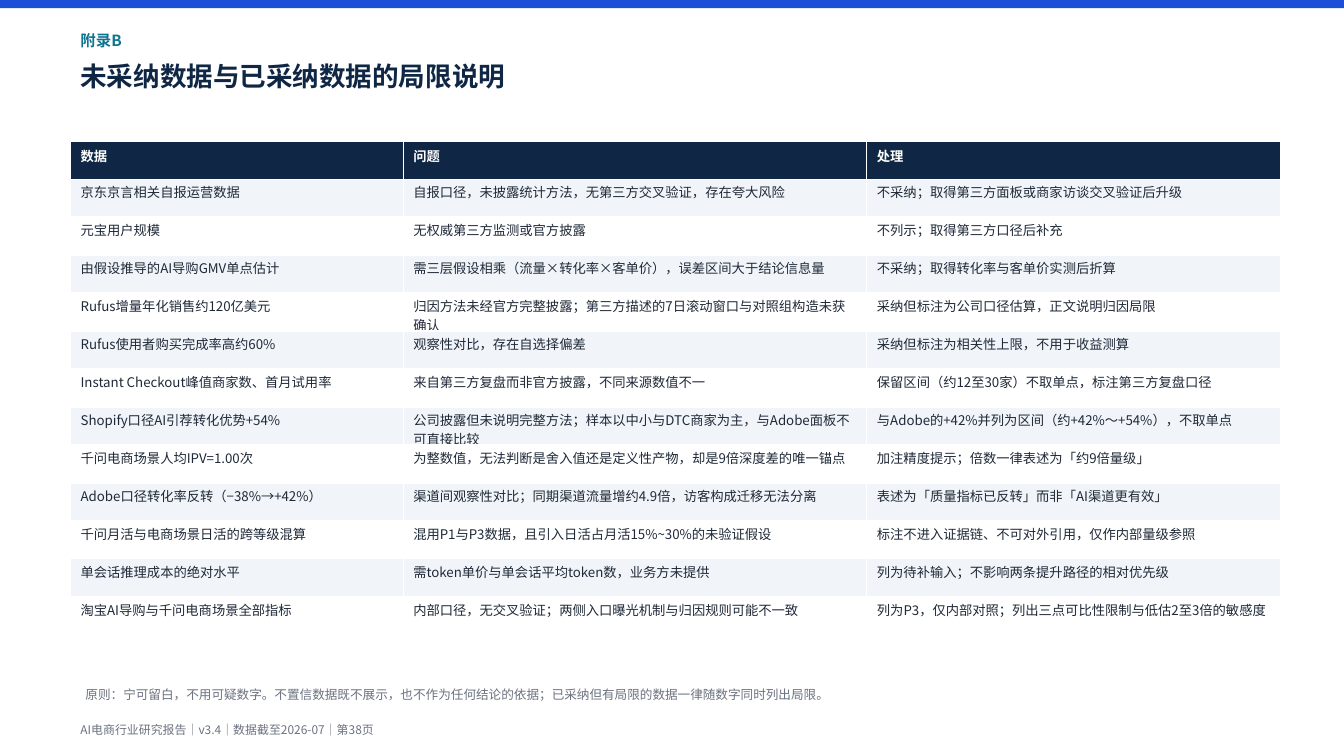
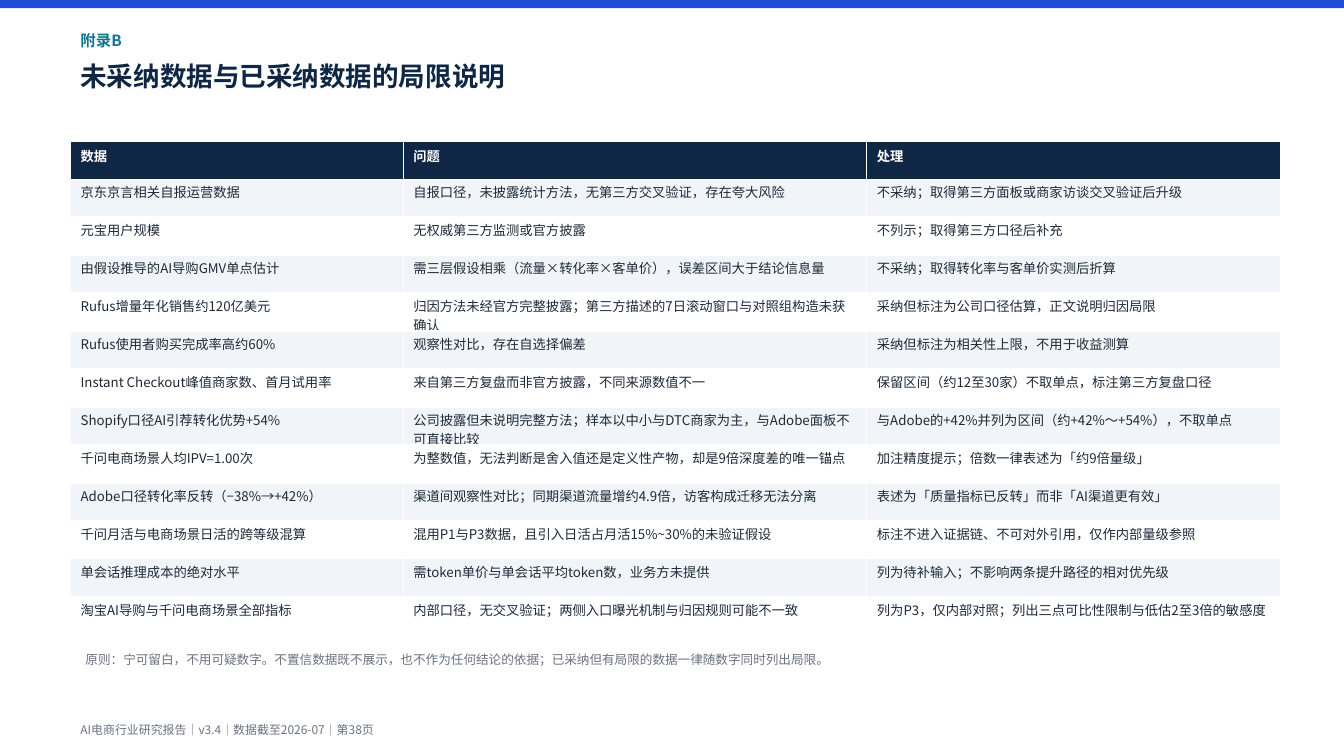
Before and after one commit to breeze2623-create/Aicommerce, a slide deck: slide 38 of report/AI电商行业研究报告.pptx. Drawn at 1344x756 pixels with LibreOffice and Linux fonts; fonts in the diff are those of the drawing. Boxes give left, top, right and bottom in pixels: in the first picture for what was removed or moved away, otherwise in the second. Text is boxed around its words. In the diff, an @@ line names an element or a change of style, - is before the commit and + after.

```diff
--- a/report/AI电商行业研究报告.pptx
+++ b/report/AI电商行业研究报告.pptx
@@ text "原则：宁可留白，不用可疑数字。不置信数据既不展示，也不作为任何结论的依据；已采纳但有局限的数据一律随数字同时列出局限。" moved from (x1=85, y1=688, x2=828, y2=701) to (x1=85, y1=653, x2=828, y2=666) @@
```
Also in this commit, not shown: 16 other slides changed, 7 other files.
